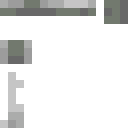
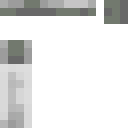
Layered file, before and after one edit (128x128). Changes by layer:
renamed "block_torch_spruce.png" to "block_torch_base1.png", painted on it over [0, 64, 32, 128]
